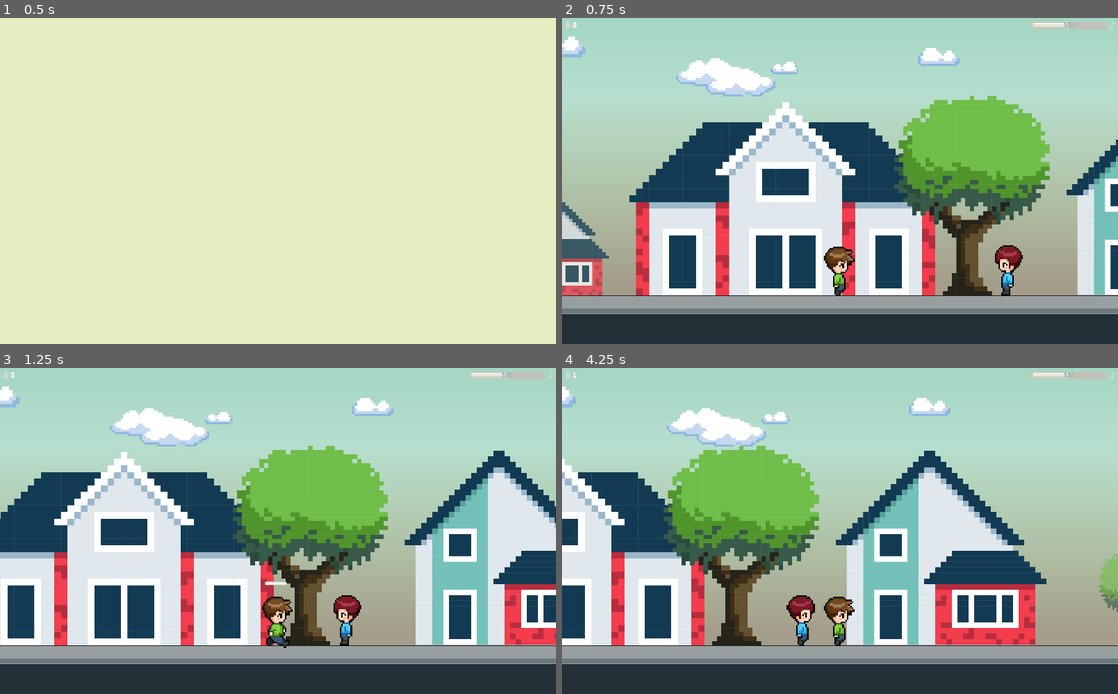
Above: before the commit, frames 1-4 (two rows, left to right).
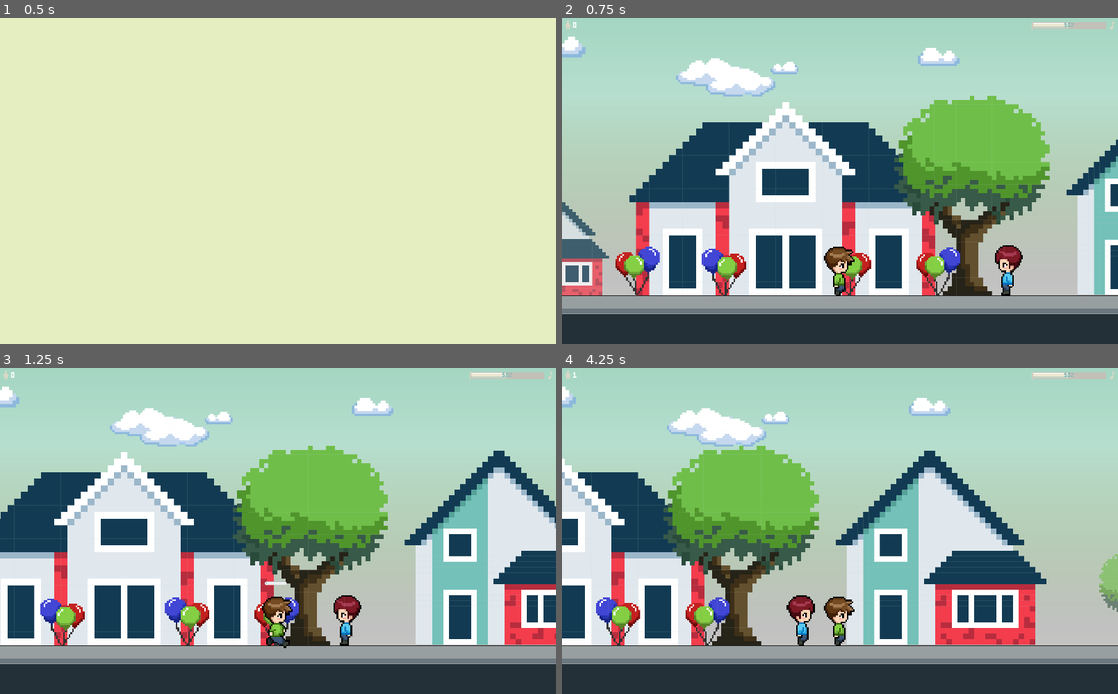
Above: after the commit, the same moments.

Repository: zeskysee/we-missed-party
Game: Godot game, scene res://neighborhood.tscn
Two runs of this game, one before a commit and one after it. Both use one fixed random seed, a clock stepped at 60 frames per second and the inputs below. This scene is started directly instead of the project's main scene.
Inputs:
- Up to frame 1 (0.5 s): no input
- Up to frame 2 (0.75 s): hold D (move_right) from 0.53 s (still down); hold Space (interact) from 0.53 s (still down)
- Up to frame 3 (1.25 s): keep holding D (move_right); keep holding Space (interact); tap W (jump) at 0.77 s
- Up to frame 4 (4.25 s): release Space (interact) at 1.28 s; tap Space (interact) at 1.35, 2.85 s; tap W (jump) at 1.52, 3.02, 3.77 s; release D (move_right) at 2.03 s; hold A (move_left) 2.03-2.78 s; hold Space (interact) 2.03-2.78 s; hold D (move_right) from 2.78 s (still down); hold Space (interact) from 3.53 s (still down)

Frame 1 is identical in both runs. In frame 2, 7.1% of the frame differs, in the area x 3-93%, y 62-86%; in frame 3, 5.0%; in frame 4, 7.6%, in the area x 6-100%, y 62-86%.

Commit message:
Add ballon and update magical creature position

Diff:
--- a/neighborhood.tscn
+++ b/neighborhood.tscn
@@ -16,6 +16,7 @@
 [ext_resource path="res://sprites/ui_human.png" type="Texture" id=14]
 [ext_resource path="res://sprites/ring_white.png" type="Texture" id=15]
 [ext_resource path="res://theme_basic.tres" type="Theme" id=16]
+[ext_resource path="res://sprites/balloon_1.png" type="Texture" id=17]
 
 [sub_resource type="Animation" id=7]
 length = 0.001
@@ -103,8 +104,8 @@
 width = 3840
 
 [sub_resource type="Gradient" id=3]
-offsets = PoolRealArray( 0.202186, 0.688525 )
-colors = PoolColorArray( 0.517647, 0.635294, 0.388235, 0, 0.65098, 0.623529, 0.552941, 1 )
+offsets = PoolRealArray( 0.202186, 0.688525, 1 )
+colors = PoolColorArray( 0.517647, 0.635294, 0.388235, 0, 0.760784, 0.760784, 0.760784, 1, 0.877014, 0.867341, 0.842467, 1 )
 
 [sub_resource type="GradientTexture" id=4]
 gradient = SubResource( 3 )
@@ -300,6 +301,30 @@
 scale = Vector2( 0.2, 0.2 )
 texture = ExtResource( 12 )
 
+[node name="BalloonLeft1" type="Sprite" parent="ParallaxBackground/Housing"]
+position = Vector2( -273, 465.451 )
+scale = Vector2( 0.08, 0.08 )
+texture = ExtResource( 17 )
+
+[node name="BalloonLeft2" type="Sprite" parent="ParallaxBackground/Housing"]
+position = Vector2( 292, 455.451 )
+scale = Vector2( 0.08, 0.08 )
+texture = ExtResource( 17 )
+offset = Vector2( -136.364, 136.363 )
+
+[node name="BalloonRight1" type="Sprite" parent="ParallaxBackground/Housing"]
+position = Vector2( 127, 455.451 )
+scale = Vector2( 0.08, 0.08 )
+texture = ExtResource( 17 )
+offset = Vector2( -136.364, 136.363 )
+flip_h = true
+
+[node name="BalloonRight2" type="Sprite" parent="ParallaxBackground/Housing"]
+position = Vector2( -114, 468.451 )
+scale = Vector2( 0.08, 0.08 )
+texture = ExtResource( 17 )
+flip_h = true
+
 [node name="Foreground" type="ParallaxLayer" parent="ParallaxBackground"]
 motion_mirroring = Vector2( 3840, 0 )
 
--- a/party_house.gd
+++ b/party_house.gd
@@ -96,7 +96,7 @@
 	speaker_player.play("play_music")
 	pop()
 	player_player.play("dance")
-	magic_monster.global_position.y = 250
+	magic_monster.global_position.y = 320
 	$Backwall.color = Color(0.71, 0.67, 0.71, 1.0)
 	$Ceiling.color = Color(0.57, 0.53, 0.56, 1.0)
 	set_ending_text(Global.get_ending_text())
--- a/party_house.tscn
+++ b/party_house.tscn
@@ -1015,10 +1015,10 @@
 current = true
 
 [node name="MagicMonster" parent="." instance=ExtResource( 4 )]
-position = Vector2( 260, 468 )
+position = Vector2( 278, 370 )
 
 [node name="AnimatedSprite" parent="MagicMonster/Rescale" index="0"]
-frame = 0
+frame = 2
 
 [node name="FirstSpeech" parent="MagicMonster" index="6"]
 position = Vector2( 53.9995, -42 )
Not shown: 1 places in neighborhood.tscn that only renumber resources
Binary file added: sprites/balloon_1.png
Not shown, added: sprites/balloon_1.png.import
